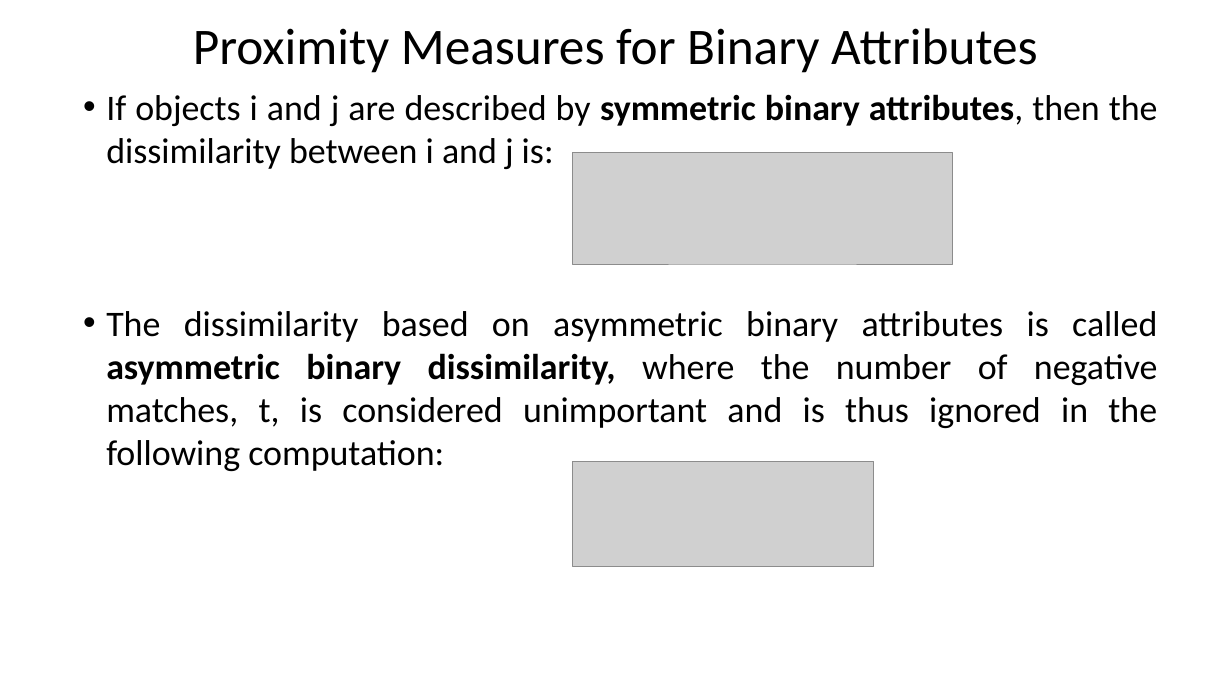
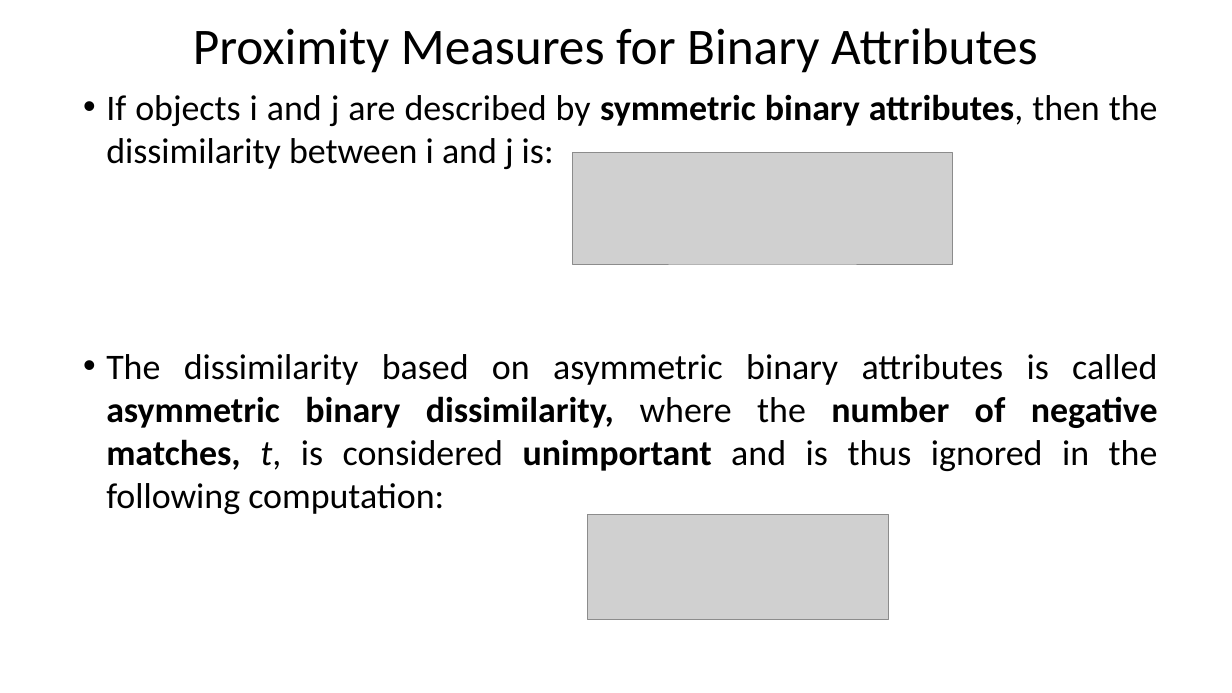
Before and after one commit to Gaurav-88074/MCA, a slide deck: slide 39 of SEM1/DATA MINING/2. Know Your Data (1).pptx. Drawn at 1232x693 pixels with LibreOffice and Linux fonts; fonts in the diff are those of the drawing; grey boxes stand for pictures. Boxes give left, top, right and bottom in pixels: in the first picture for what was removed or moved away, otherwise in the second. Text is boxed around its words. In the diff, an @@ line names an element or a change of style, - is before the commit and + after.

```diff
--- a/SEM1/DATA MINING/2. Know Your Data (1).pptx
+++ b/SEM1/DATA MINING/2. Know Your Data (1).pptx
@@ text at bbox=[106, 354, 1158, 514]: bold on in "number of negative matches, unimportant"; italic on in "t," @@
@@ picture: place and size @@
-picture at bbox=[573, 461, 874, 567]
+picture at bbox=[588, 514, 889, 619]
```
Also in this commit, not shown: 12 other slides changed, 18 other files.
